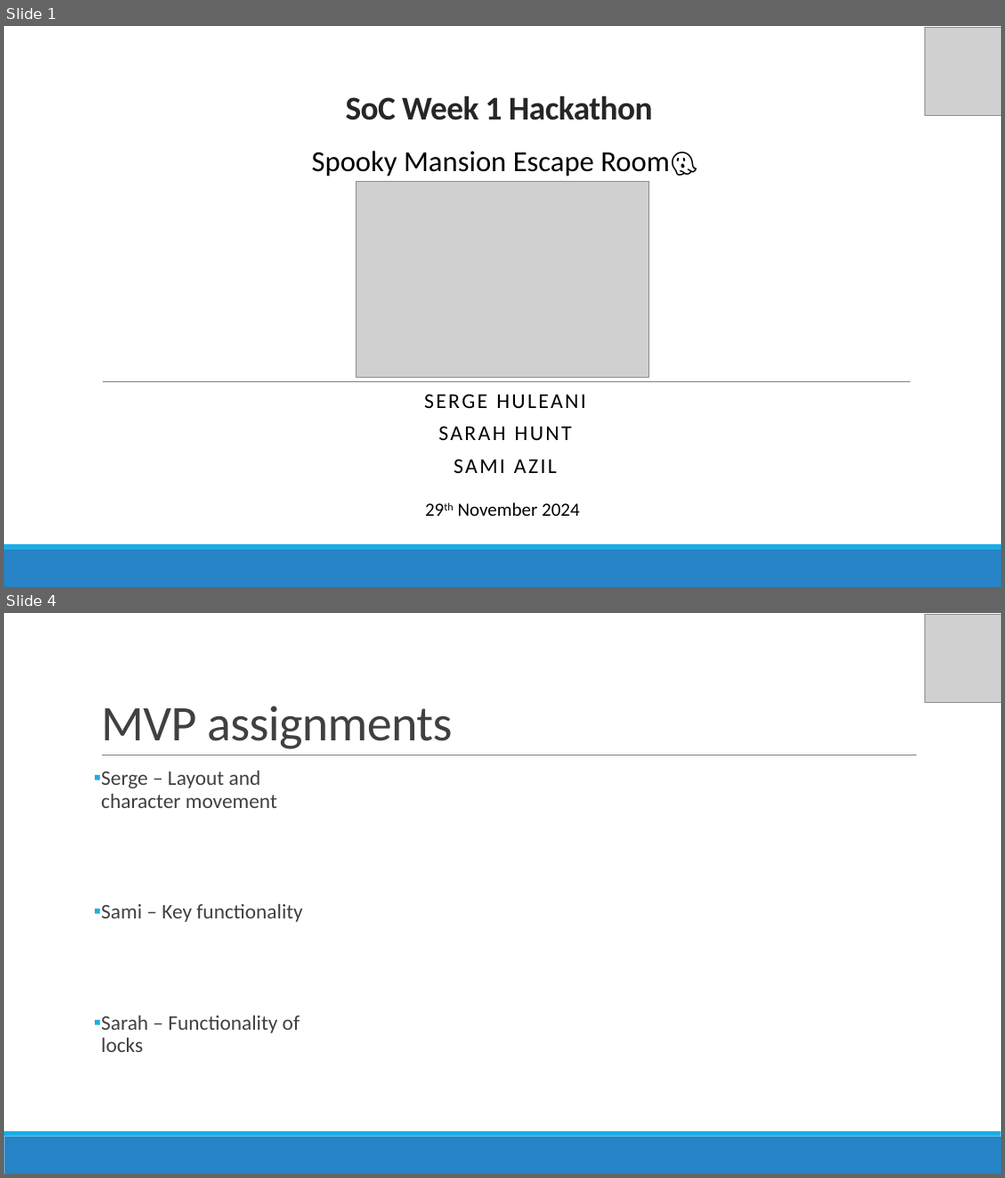
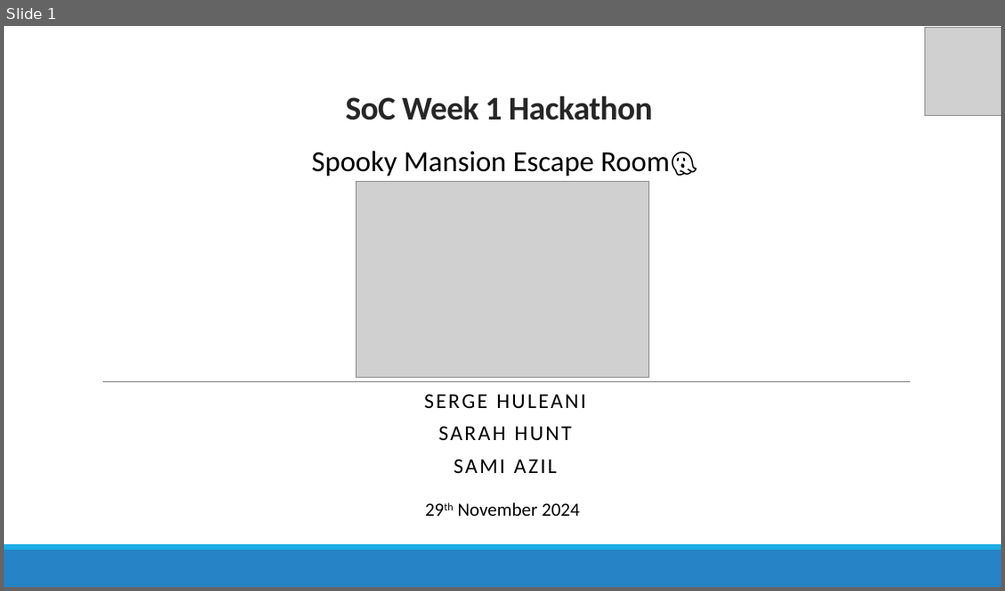
Before and after one commit to SchoolOfCode/week-1-hackathon-3ss, a slide deck: SoC Week 1 Hackathon slides.pptx. Shown one above the other, each under a label of ours: slides 1 and 4 before the commit, slide 1 after it; the slides between them are not shown. The pictures are 1005x1178 and 1005x591 pixels, drawn with LibreOffice and Linux fonts; fonts in the diff are those of the drawing; grey boxes stand for pictures. Boxes give left, top, right and bottom in pixels: in the first picture for what was removed or moved away, otherwise in the second. Text is boxed around its words. In the diff, an @@ line names an element or a change of style, - is before the commit and + after.

```diff
--- a/SoC Week 1 Hackathon slides.pptx
+++ b/SoC Week 1 Hackathon slides.pptx
@@ slide 4 removed at (4,613,1001,1174), background #FFFFFF; not listed: 2 template elements that a slide beside it also shows @@
@@ picture removed at (925,615,1001,703) @@
@@ title removed at (101,706,452,749) @@
-MVP assignments
@@ text removed at (101,771,302,1052) @@
-▪ Serge – Layout and character movement
-▪ Sami – Key functionality
-▪ Sarah – Functionality of locks
@@ line removed from (102, 755) to (917, 755) @@
```
Also in this commit, not shown: 2 slides changed, 1 other file.
